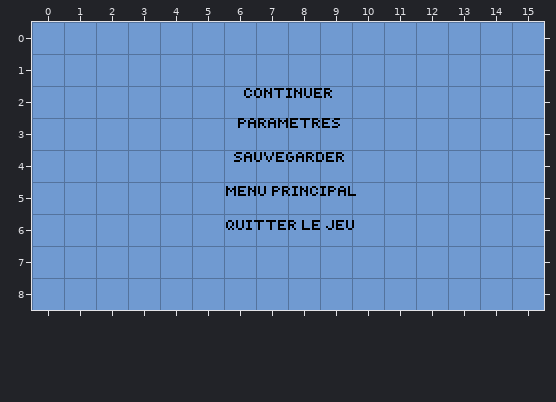
Tiled map, stored at assets/esc/esc.tmx. Above is the file before it was changed.
Cells are 16x16 px. Shown: x 0..15, y 0..8. Tiles whose own drawing changed are shown in their newer look in all pictures.
And afterwards:
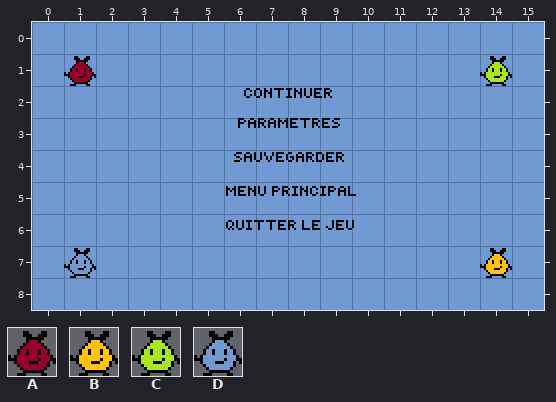
Key: from "tamagotchis": A 0, B 1, C 2, D 3.
_ is an empty cell, . an unchanged one.
Change:
--- layer "ecriture"
@@ x 1..14 @@
-1 _............_
+1 A............C
@@ x 1..14 @@
-7 _............_
+7 D............B
Changed places in both pictures, as pixel boxes (x1, y1, x2, y2):
added: (64, 56, 96, 86)
added: (480, 56, 512, 86)
added: (64, 248, 96, 278)
added: (480, 248, 512, 278)
